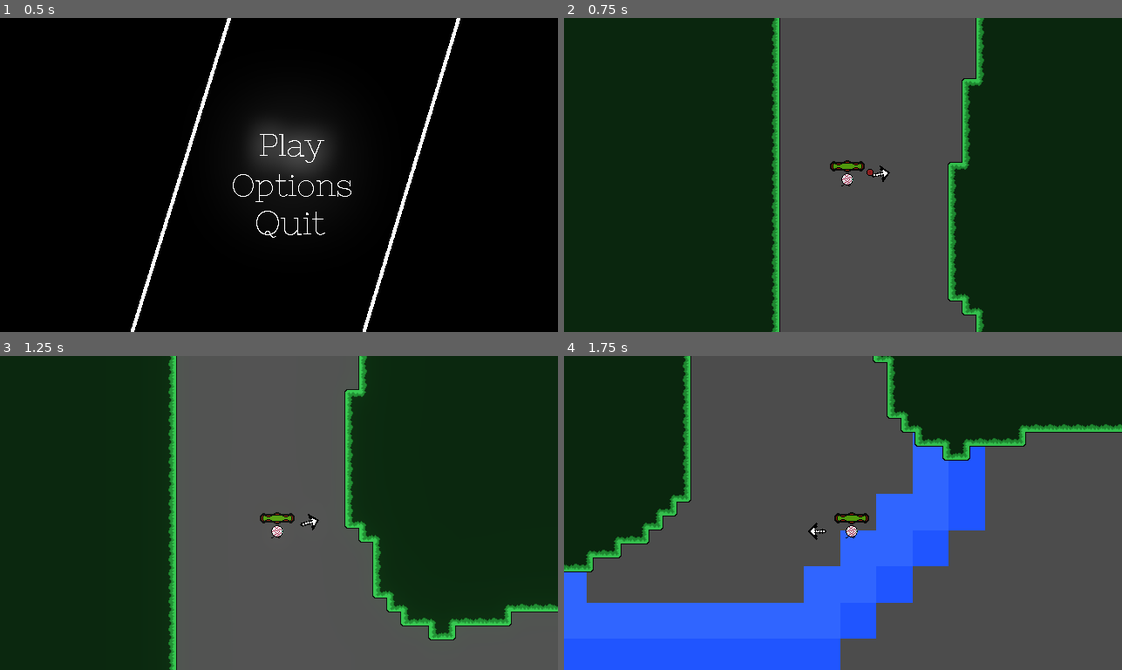
Above: before the commit, frames 1-4 (two rows, left to right).
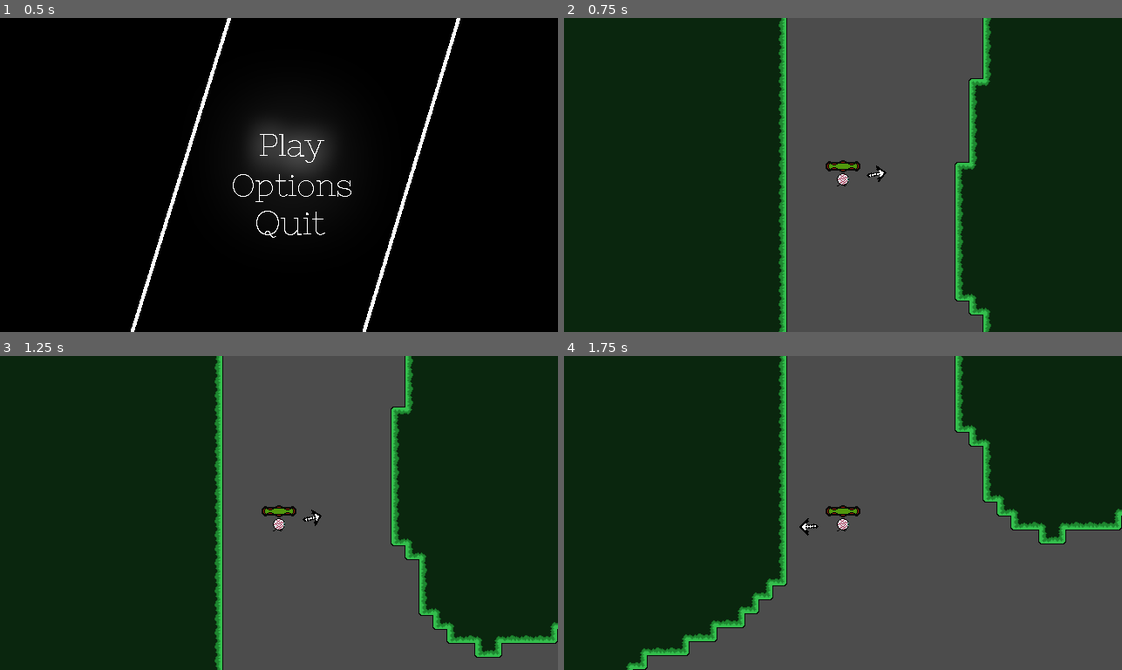
Above: after the commit, the same moments.

Repository: epimetheusgames/EyeSore
Game: Godot game, scene res://MainMenu.tscn
Two runs of this game, one before a commit and one after it. Both use one fixed random seed, a clock stepped at 60 frames per second and the inputs below. This scene is started directly instead of the project's main scene.
Inputs (mouse positions are in pixels of both pictures, inside the frame that each line leads up to):
- Up to frame 1 (0.5 s): no input
- Up to frame 2 (0.75 s): tap Enter (ui_accept) at 0.5 s; move the mouse to (965, 159) at 0.52 s; hold D (movement_right) from 0.53 s (still down); click (965, 159) at 0.6 s
- Up to frame 3 (1.25 s): keep holding D (movement_right); tap Space (movement_jump) at 0.77, 1.07 s; right-click (401, 497) at 0.8 s
- Up to frame 4 (1.75 s): keep holding D (movement_right); move the mouse to (731, 528) at 1.27 s; right-click (731, 528) at 1.35 s; tap Space (movement_jump, bound only before the commit) at 1.52 s; tap Enter (ui_accept) at 1.55 s

Frame 1 is identical in both runs. In frame 2, 5.6% of the frame differs, in the area x 37-77%, y 0-100%; in frame 3, 20%; in frame 4, 51%, in the area x 0-100%, y 0-100%.
Error after the commit: Invalid type in function 'set_scancode' in base 'InputEventKey'. Cannot convert argument 1 from String to int. (res://Save_Data.gd:151)

Commit message:
Keybinds finally implemented!

Diff:
--- a/OGPC_Project_Native_Directory/ControlsMenu.gd
+++ b/OGPC_Project_Native_Directory/ControlsMenu.gd
@@ -1,7 +1,7 @@
 extends Node2D
 
 func _process(delta):
-	if Input.is_action_just_pressed("ui_accept"):
+	if Input.is_action_just_pressed("ui_accept") and not $Left.selected and not $Right.selected and not $Jump.selected and not $Shockwave.selected and not $Bullet.selected:
 		$SaveFunctionality.save_keybinds({"left": $Left.keybind, "right": $Right.keybind, "jump": $Jump.keybind, "shockwave": $Shockwave.keybind, "bullet": $Bullet.keybind})
 		$SaveFunctionality.save_game()
 		get_parent().Open_Options_Menu(self)
@@ -14,8 +14,8 @@
 
 func _ready():
 	var keybinds = $SaveFunctionality.get_file_data()["keybinds"]
-	$Left.keybind = keybinds["left"]
-	$Right.keybind = keybinds["right"]
-	$Jump.keybind = keybinds["jump"]
-	$Shockwave.keybind = keybinds["shockwave"]
-	$Bullet.keybind = keybinds["bullet"]
+	$Left.text_keybind = OS.get_scancode_string(keybinds["left"])
+	$Right.text_keybind = OS.get_scancode_string(keybinds["right"])
+	$Jump.text_keybind = OS.get_scancode_string(keybinds["jump"])
+	$Shockwave.text_keybind = OS.get_scancode_string(keybinds["shockwave"])
+	$Bullet.text_keybind = OS.get_scancode_string(keybinds["bullet"])
--- a/OGPC_Project_Native_Directory/ControlsMenu.tscn
+++ b/OGPC_Project_Native_Directory/ControlsMenu.tscn
@@ -71,15 +71,12 @@
 
 [node name="Left" parent="." instance=ExtResource( 4 )]
 position = Vector2( 243, 90 )
-keybind = "A"
 
 [node name="Right" parent="." instance=ExtResource( 4 )]
 position = Vector2( 326, 90 )
-keybind = "D"
 
 [node name="Jump" parent="." instance=ExtResource( 4 )]
 position = Vector2( 409, 90 )
-keybind = "SPACE"
 
 [node name="Label4" type="Label" parent="."]
 modulate = Color( 2, 2, 2, 1 )
@@ -115,11 +112,9 @@
 
 [node name="Shockwave" parent="." instance=ExtResource( 4 )]
 position = Vector2( 289, 192 )
-keybind = "X"
 
 [node name="Bullet" parent="." instance=ExtResource( 4 )]
 position = Vector2( 372, 192 )
-keybind = "D"
 
 [node name="Label7" type="Label" parent="."]
 modulate = Color( 2, 2, 2, 1 )
--- a/OGPC_Project_Native_Directory/KeybindSelector.gd
+++ b/OGPC_Project_Native_Directory/KeybindSelector.gd
@@ -1,20 +1,27 @@
 extends Area2D
 
-export var keybind = ""
+export var text_keybind = ""
+onready var keybind = get_parent().get_node("SaveFunctionality").data["keybinds"][name.to_lower()]
 var selected = false
+var unselect_next_frame = false
 
 func _input(event):
 	if event is InputEventKey and selected:
-		keybind = PoolByteArray([event.unicode]).get_string_from_utf8().capitalize()
-		keybind = OS.get_scancode_string(event.unicode)
-		selected = false
-	# Add edge cases for controllers
+		keybind = event.get_scancode()
+		text_keybind = OS.get_scancode_string(event.unicode)
+		unselect_next_frame = true
 
 func _ready():
+	print(keybind, text_keybind)
 	connect("input_event", self, "_on_Area2D_input_event")
+	text_keybind = OS.get_scancode_string(keybind)
 
 func _process(delta):
-	$Keybind_Text.text = keybind
+	if unselect_next_frame:
+		unselect_next_frame = false
+		selected = false
+
+	$Keybind_Text.text = text_keybind
 
 	if selected:
 		$OgpcMainMenuKeybindSelector.visible = false
@@ -24,6 +31,7 @@
 		$OgpcMainMenuKeybindSelectorSelected.visible = false
 
 func _on_Area2D_input_event(viewport, event, shape_idx):
+	print(keybind, text_keybind)
 	if event.is_action_pressed("mouse_click"): # set this up in project settings
 		if get_tree().root.get_child(0) != self:
 			get_parent().clear_all_except(self)
--- a/OGPC_Project_Native_Directory/MenuOptions.gd
+++ b/OGPC_Project_Native_Directory/MenuOptions.gd
@@ -36,6 +36,7 @@
 		get_parent().Play_Click_SFX()
 		if selected == 1:
 			var data = $Load_Functionality.get_game_data()
+			print(data)
 			var level_path = $Load_Functionality.levels[data[0]]
 			var level = load(level_path).instance()
 			level.set_player_spawnpoint_and_position(data[1], data[2], data[3])
--- a/OGPC_Project_Native_Directory/Save_Data.gd
+++ b/OGPC_Project_Native_Directory/Save_Data.gd
@@ -5,7 +5,7 @@
 onready var enemy1 = preload("res://Enemy1.tscn")
 onready var enemy2 = preload("res://Enemy2.tscn")
 onready var player = preload("res://Player.tscn")
-onready var data = get_file_data()
+var data = get_file_data()
 export var load_saved_game = true
 
 # This is a temporary dictionary for saving and loading.
@@ -131,29 +131,35 @@
 	add_child(timer)
 
 func set_keybinds(keybinds): # Sets all keybinds to what is in data
-	delete_old_keys(keybinds)
 	set_specific_keybind("movement_left", keybinds["left"])
 	set_specific_keybind("movement_right", keybinds["right"])
 	set_specific_keybind("movement_jump", keybinds["jump"])
 	set_specific_keybind("Shoot_Normal_Bullet", keybinds["bullet"])
 	set_specific_keybind("Shoot_Shockwave_Bullet", keybinds["shockwave"])
+	var actions = InputMap.get_actions()
+	for action in actions:
+		var action_list = InputMap.get_action_list(action)
+		for key in action_list:
+			if key.is_class("InputEventKey"):
+				print(str(action) + ": " + str(OS.get_scancode_string(key.scancode)))
 
 func set_specific_keybind(action, keybind): # Sets a specific keybind
+	if not InputMap.get_actions().has(action):
+		InputMap.add_action(action)
+	delete_specific_keybind(action)
 	var key = InputEventKey.new()
-	key.scancode = int(keybind)
+	key.set_scancode(keybind)
 	InputMap.action_add_event(action, key)
 
 func delete_old_keys(keybinds):
-	delete_specific_keybind("movement_left", keybinds["left"])
-	delete_specific_keybind("movement_right", keybinds["right"])
-	delete_specific_keybind("movement_jump", keybinds["jump"])
-	delete_specific_keybind("Shoot_Normal_Bullet", keybinds["bullet"])
-	delete_specific_keybind("Shoot_Shockwave_Bullet", keybinds["shockwave"])
+	delete_specific_keybind("movement_left")
+	delete_specific_keybind("movement_right")
+	delete_specific_keybind("movement_jump")
+	delete_specific_keybind("Shoot_Normal_Bullet")
+	delete_specific_keybind("Shoot_Shockwave_Bullet")
 
-func delete_specific_keybind(action, keybind):
-	var key = InputEventKey.new()
-	key.scancode = int(keybind)
-	InputMap.action_erase_event(action, key)
+func delete_specific_keybind(action):
+	InputMap.action_erase_events(action)
 
 func _process(delta):
 	if $Timer.time_left <= 0 and get_parent().get_parent().name != "MainMenu":
